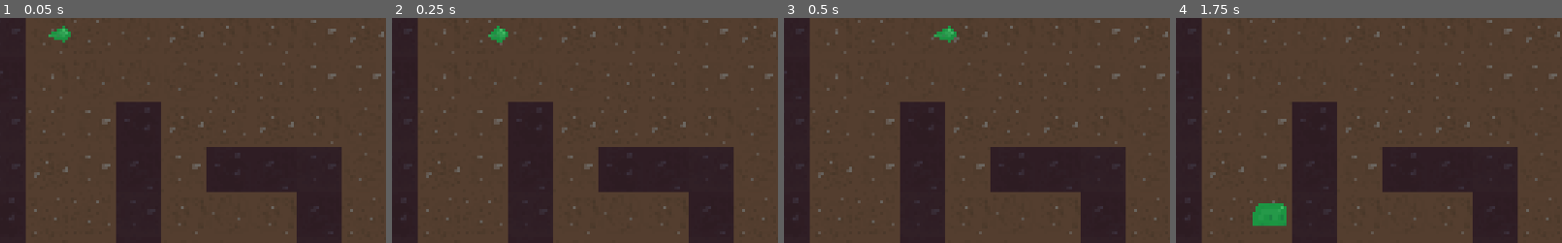
Above: before the commit, frames 1-4 (left to right).
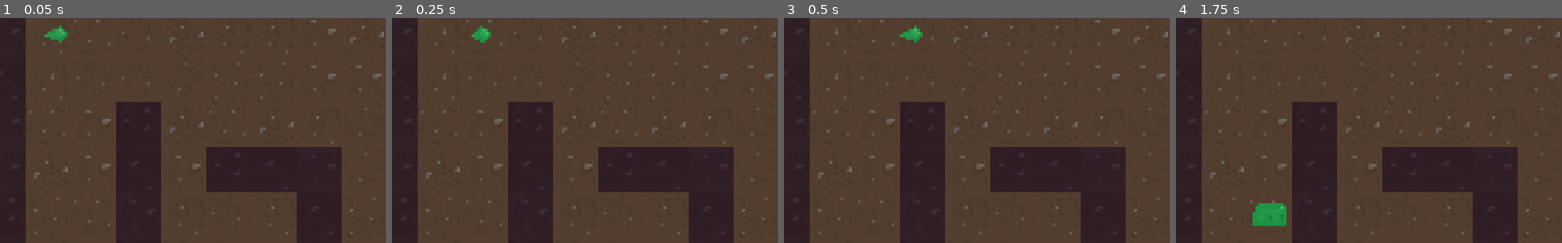
Above: after the commit, the same moments.

Repository: TuoLiYinLi/MonsterSmelter
Game: Godot game, scene res://test_3.tscn
Two runs of this game, one before a commit and one after it. Both use one fixed random seed, a clock stepped at 60 frames per second and the inputs below.
Inputs:
- Up to frame 1 (0.05 s): no input
- Up to frame 2 (0.25 s): no input
- Up to frame 3 (0.5 s): no input
- Up to frame 4 (1.75 s): tap Enter at 0.5 s
The pictures show only the part of the screen within x 2-52%, y 11-61%; the shares and areas given below are measured in that part.

The runs differ from the first frame. In frame 1, 0.2% of the frame differs, in the area x 11-19%, y 3-12%; in frame 2, 0.5%; in frame 3, 0.5%, in the area x 29-45%, y 3-12%; in frame 4, nothing differs.

Commit message:
Update SpawnManager.gd
修正生成粘液球的数值

Diff:
--- a/System/SpawnManager/SpawnManager.gd
+++ b/System/SpawnManager/SpawnManager.gd
@@ -89,18 +89,19 @@
 	G.projectile_pivot.add_child(bullet)
 	bullet.position = G.grid_manager.get_grid_at(grid_x,grid_y).position
 	bullet.host = host
+	bullet.life_time = 1
 	match direction:
 		G.DIRECTION.UP:
-			bullet.velocity.y = -320
+			bullet.velocity.y = -64*3.5
 			bullet.rotation_degrees = 270
 		G.DIRECTION.DOWN:
-			bullet.velocity.y = +320
+			bullet.velocity.y = +64*3.5
 			bullet.rotation_degrees = 90
 		G.DIRECTION.LEFT:
-			bullet.velocity.x = -320
+			bullet.velocity.x = -64*3.5
 			bullet.rotation_degrees = 180
 		G.DIRECTION.RIGHT:
-			bullet.velocity.x = +320
+			bullet.velocity.x = +64*3.5
 
 
 # ---------------------------------------------------------------------------------
